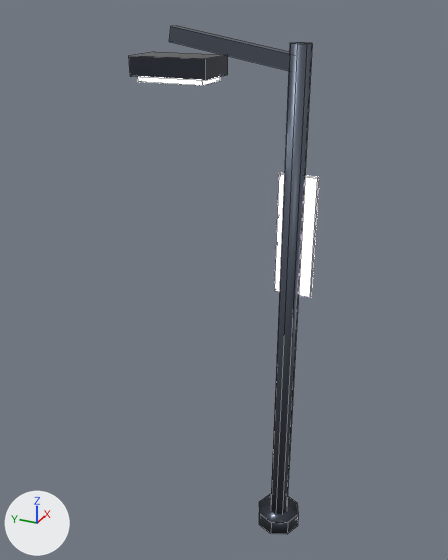
A saved change to the Blender file assets/source/prop_streetlight.blend.
One viewpoint serves both versions: a 50 mm lens placed at (-4.82, -1.53, 5.12), pointed at (0.07, 0.67, 2.67). The axes (+X, +Y, +Z) are drawn at lower left. The lights are the same throughout. The picture after the commit comes second. Mesh edges are drawn as thin lines.

The older version as bpy lines, for what is in view:
```python
mat_ns_body_dark = principled_material('ns_body_dark')
mat_ns_body_dark.base_color = (0.11, 0.13, 0.17)  # greyish blue #5d6573
mat_ns_body_dark.metallic = 0.66
mat_ns_body_dark.roughness = 0.42
mat_ns_energy_violet = principled_material('ns_energy_violet')
mat_ns_energy_violet.base_color = (0.5, 0.35, 0.85)  # purple #bca0ed
mat_ns_energy_violet.metallic = 0.1
mat_ns_energy_violet.roughness = 0.25
mat_ns_energy_violet.emission_color = (0.78, 0.63, 1.0)  # purple #e5d0ff
mat_ns_energy_violet.emission_strength = 5.0
mat_ns_energy_white = principled_material('ns_energy_white')
mat_ns_energy_white.base_color = (0.8, 0.88, 0.95)  # white #e7f1f9
mat_ns_energy_white.metallic = 0.1
mat_ns_energy_white.roughness = 0.2
mat_ns_energy_white.emission_color = (0.81, 0.91, 1.0)  # pale blue #e8f5ff
mat_ns_energy_white.emission_strength = 7.0
mat_ns_trim = principled_material('ns_trim')
mat_ns_trim.base_color = (0.06, 0.07, 0.09)  # greyish blue #454b55
mat_ns_trim.metallic = 0.85
mat_ns_trim.roughness = 0.28
me_prop_streetlight_mesh = bpy.data.meshes.new('prop_streetlight_mesh')
me_prop_streetlight_mesh.from_pydata(...)  # 64 vertices, 44 faces; spans x -0.22..0.22, y -0.22..1.4, z 0.0..4.9
# faces by material slot: [16, 16, 6, 6]
me_prop_streetlight_mesh.materials.append(mat_ns_body_dark)  # greyish blue #5d6573
me_prop_streetlight_mesh.materials.append(mat_ns_trim)  # greyish blue #454b55
me_prop_streetlight_mesh.materials.append(mat_ns_energy_white)  # white #e7f1f9, glowing pale blue #e8f5ff
me_prop_streetlight_mesh.materials.append(mat_ns_energy_violet)  # purple #bca0ed, glowing purple #e5d0ff
ob_prop_streetlight = bpy.data.objects.new('prop_streetlight', me_prop_streetlight_mesh)
ob_prop_streetlight.location = (0.0, 0.0, 0.0)
```
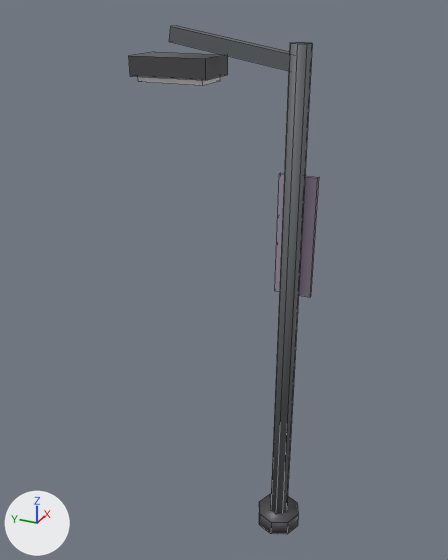
Where the change shows, as pixel boxes (x1, y1, x2, y2) in the pictures (448 x 560 px):
'prop_streetlight', surface changed, recoloured: (129, 26, 319, 534) in both

The edits, one by one:
In material 'ns_body_dark' (mat_ns_body_dark), metallic goes from 0.66 to 0.18.
In material 'ns_body_dark' (mat_ns_body_dark), roughness goes from 0.42 to 0.62.
Material 'ns_trim' (mat_ns_trim) changes colour from greyish blue #454b55 to dark grey #555559; in linear values from (0.06, 0.07, 0.09) to (0.09, 0.09, 0.1).
In material 'ns_trim' (mat_ns_trim), metallic goes from 0.85 to 0.3.
In material 'ns_trim' (mat_ns_trim), roughness goes from 0.28 to 0.44.
In material 'ns_energy_white' (mat_ns_energy_white), emission_strength is no longer 7.0.
In material 'ns_energy_violet' (mat_ns_energy_violet), emission_color is no longer (0.78, 0.63, 1.0), purple #e5d0ff.
In material 'ns_energy_violet' (mat_ns_energy_violet), emission_strength is no longer 5.0.
Material 'ns_energy_violet' (mat_ns_energy_violet) changes colour from purple #bca0ed to grey #ad9eb5; in linear values from (0.5, 0.35, 0.85) to (0.42, 0.34, 0.46).
In material 'ns_energy_violet' (mat_ns_energy_violet), metallic goes from 0.1 to 0.05.
In material 'ns_energy_violet' (mat_ns_energy_violet), roughness goes from 0.25 to 0.62.
